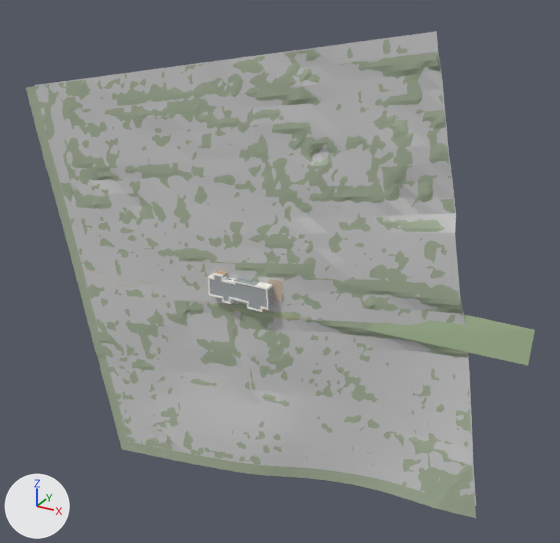
An edit to the OBJ model dom_model.obj, drawn before and after from the same camera.
Both versions are drawn from a 50 mm camera at (165.0, -244.0, 139.0) aimed at (28.0, 6.0, 14.0). The axes (+X, +Y, +Z) are drawn at lower left. The lights are the same throughout. The older version comes first. Where no turn or scale is listed for an object, it has been applied to the vertices.

Objects in the first picture: 'DACH_wypelnienie_BEZ_SPADKOW', 'GEO_NMT_rzeczywisty', 'TEREN_trawnik_PZT' and 738 more.
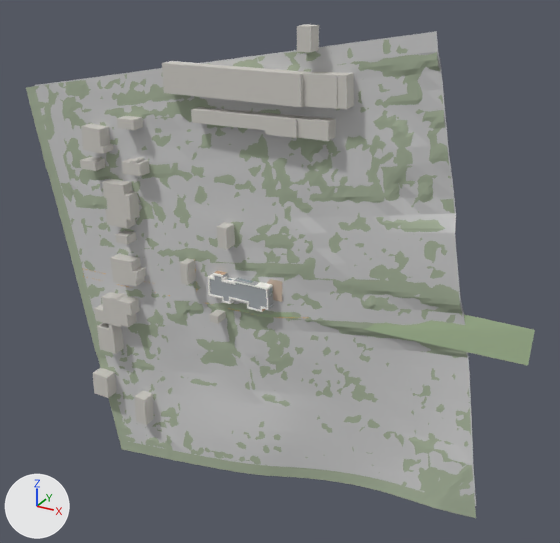
Boxes (x1, y1, x2, y2) around the edits, measured in the pictures (560 x 543 px):
'GEO_BUDYNKI_OTOCZENIA', added: after (80, 24, 354, 425)

The edits, one by one:
Material 'budynki_otoczenia' (mat_budynki_otoczenia) is new.
Its base color is (0.62, 0.6, 0.56) (light grey #cecbc5).
Its roughness is 0.874.
Mesh me_geo_budynki_otoczenia is new.
It has 256 vertices, 428 faces and spans x -66.0..60.0, y -9.0..0.0, z -73.0..111.0.
It uses material mat_budynki_otoczenia (light grey #cecbc5).
Object 'GEO_BUDYNKI_OTOCZENIA' (ob_geo_budynki_otoczenia) is new; it shows me_geo_budynki_otoczenia.
Its location is (0.0, 0.0, 0.0).
